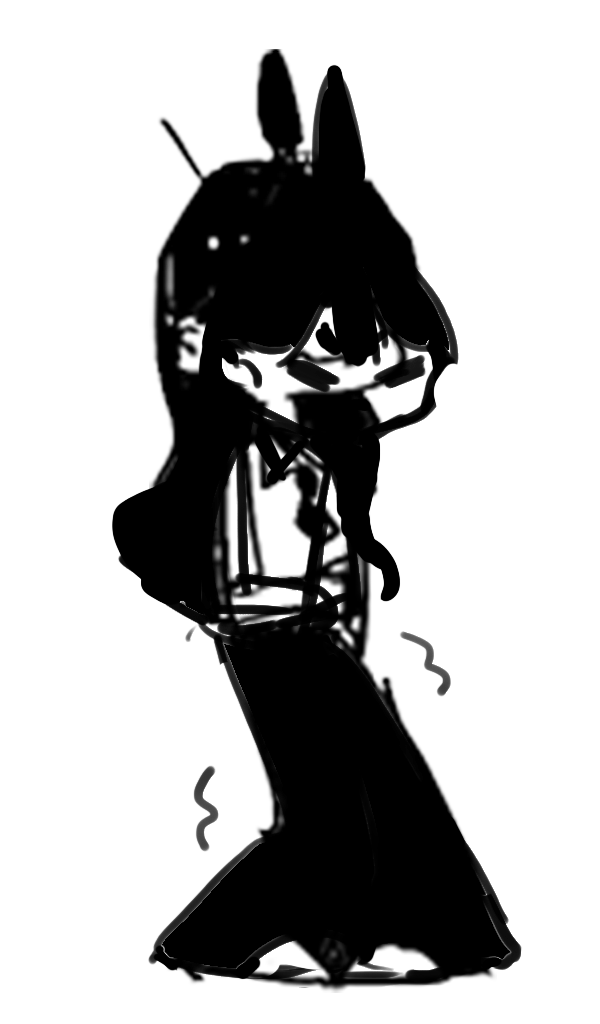
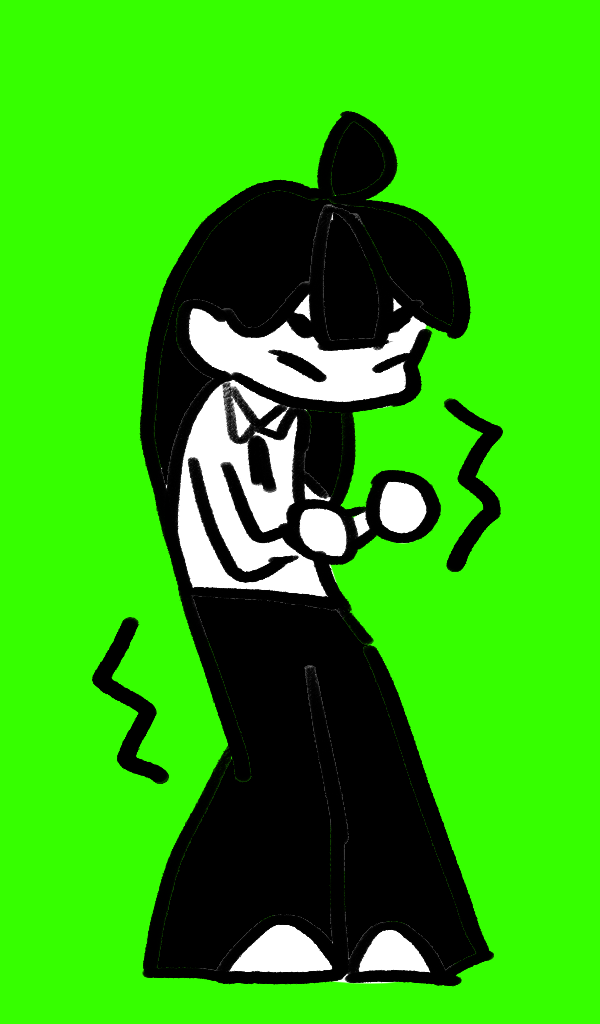
The second 600×1024 image is a revision of the first. Changes to its layers:
showed group "shizu_hold_1.png" (4 layers) over 92, 79, 503, 998
added layer "图层 36" in group "shizu_hold_1.png" over 152, 203, 459, 984
hid group "shizu_fart_medium_0.png" (2 layers) over 111, 64, 524, 988
hid group "shizu_idle_medium_1.png" (2 layers) over 149, 49, 497, 995
showed "背景", painted on it over 0, 0, 600, 1024